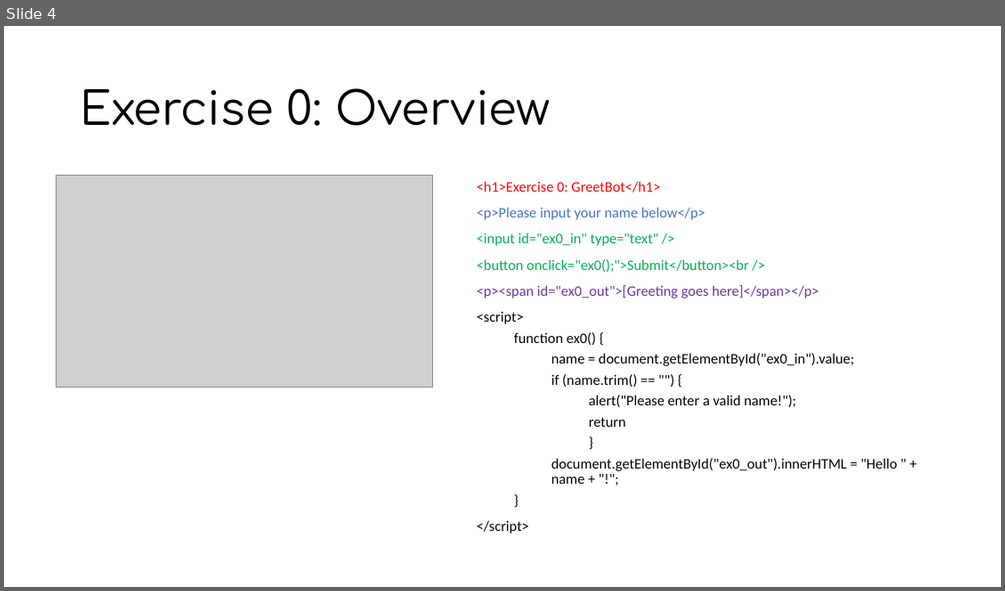
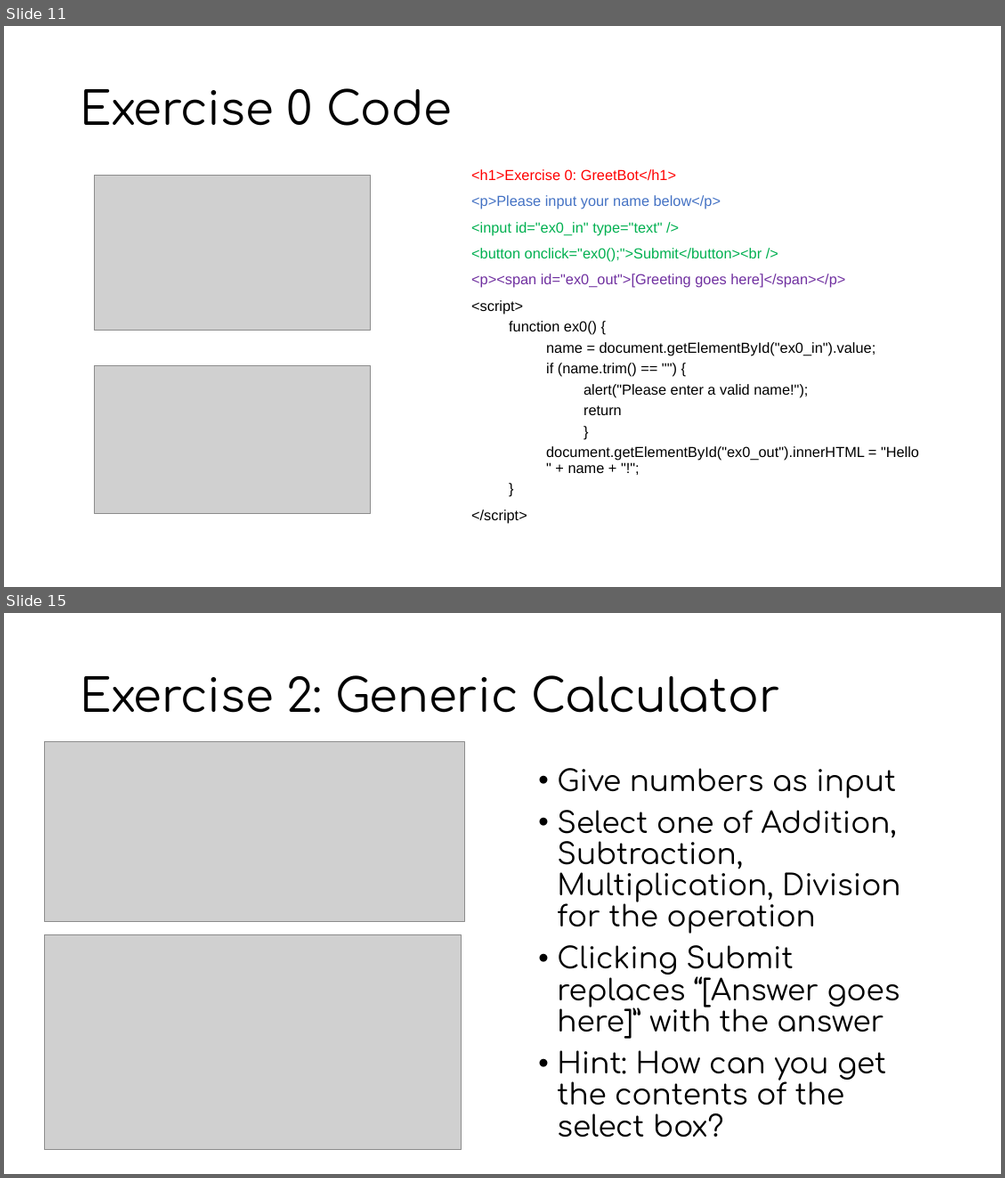
Before and after one commit to MiBioSoft2017/2017FallBootCamp, a slide deck: Javascript/JS Tutorial.pptx. Shown one above the other, each under a label of ours: slide 4 before the commit, slides 11 and 15 after it; the slides between them are not shown. The pictures are 1005x591 and 1005x1178 pixels, drawn with LibreOffice and Linux fonts; fonts in the diff are those of the drawing; grey boxes stand for pictures. Boxes give left, top, right and bottom in pixels: in the first picture for what was removed or moved away, otherwise in the second. Text is boxed around its words. In the diff, an @@ line names an element or a change of style, - is before the commit and + after.

```diff
--- a/Javascript/JS Tutorial.pptx
+++ b/Javascript/JS Tutorial.pptx
@@ slide 15 added at bbox=[4, 613, 1001, 1174], background #FFFFFF @@
@@ title added at bbox=[80, 675, 780, 713], 44 pt, text #000000 @@
+Exercise 2: Generic Calculator
@@ picture added at bbox=[44, 742, 464, 922] @@
@@ text added at bbox=[557, 768, 900, 1136], 28 pt, text #000000 @@
+• Give numbers as input
+• Select one of Addition, Subtraction, Multiplication, Division for the operation
+• Clicking Submit replaces “[Answer goes here]” with the answer
+• Hint: How can you get the contents of the select box?
@@ picture added at bbox=[44, 934, 461, 1149] @@
@@ what was slide 4 is now slide 11 @@
@@ slide 11 changed as well @@
@@ title at bbox=[80, 88, 452, 126]: text changed @@
-Exercise 0: Overview
+Exercise 0 Code
@@ picture: place and size @@
-picture at bbox=[56, 176, 432, 387]
+picture at bbox=[95, 176, 371, 330]
@@ text "<h1>Exercise 0: GreetBot</h1>": place and size @@
-text "<h1>Exercise 0: GreetBot</h1>" at bbox=[477, 181, 897, 533]
+text "<h1>Exercise 0: GreetBot</h1>" at bbox=[471, 169, 919, 523]
@@ text "<h1>Exercise 0: GreetBot</h1>" at bbox=[471, 169, 919, 523]: font Calibri to Arial @@
@@ picture added at bbox=[95, 365, 371, 514] @@
```
Also in this commit, not shown: 3 other slides changed, 12 other slides added, 2 slides removed.
